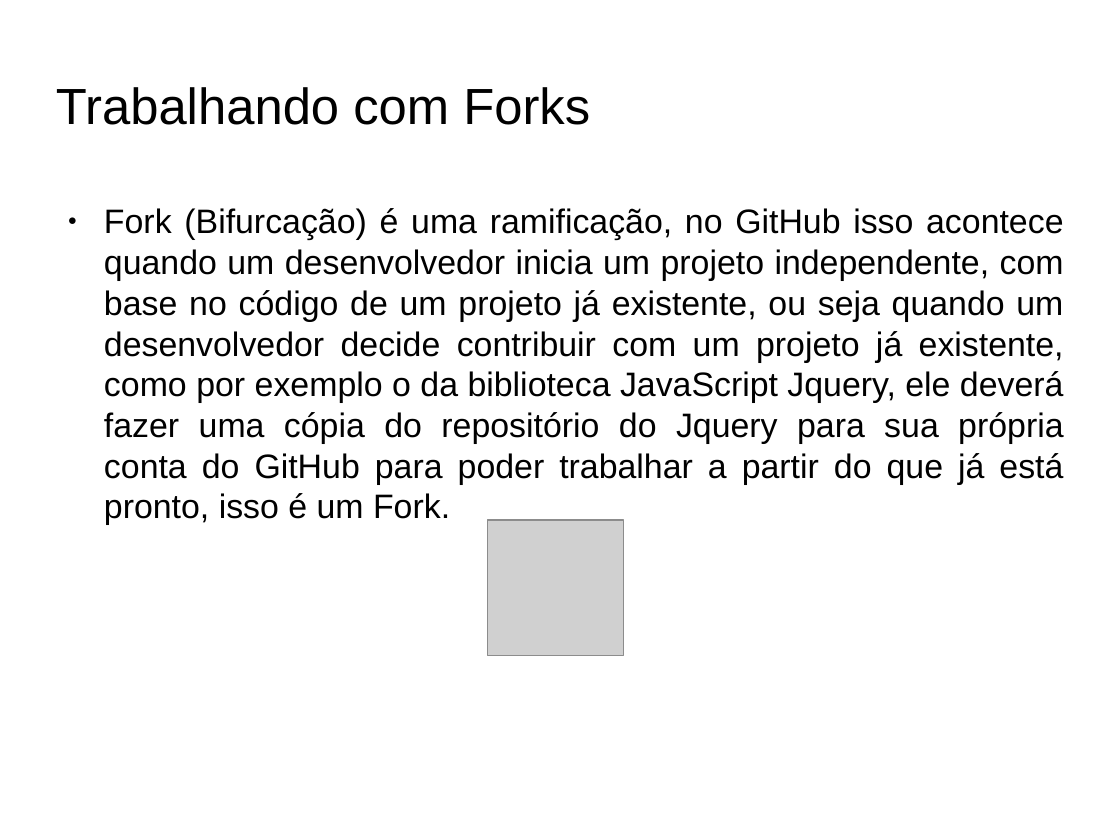
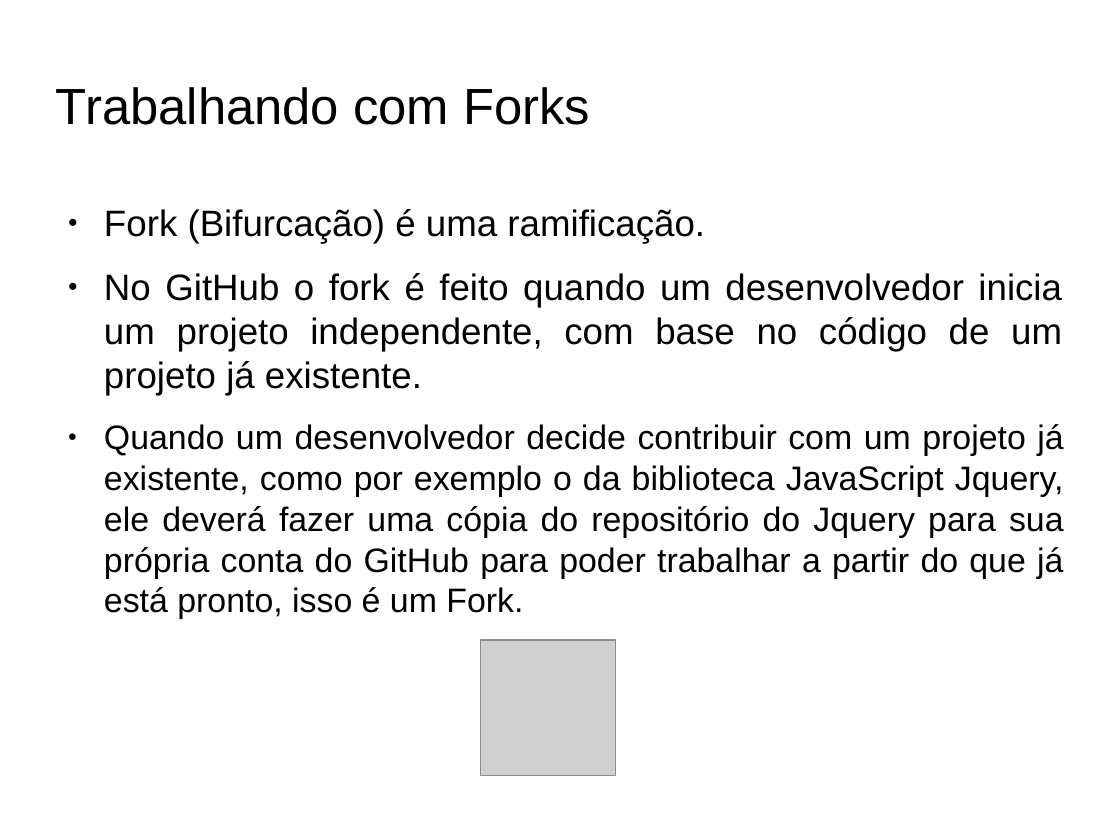
Before and after one commit to fabioads/apresentacao-git, a slide deck: slide 12 of Aprensentacao-GitHub.odp. Drawn at 1120x840 pixels with LibreOffice and Linux fonts; fonts in the diff are those of the drawing; grey boxes stand for pictures; background and template pictures are left out. Boxes give left, top, right and bottom in pixels: in the first picture for what was removed or moved away, otherwise in the second. Text is boxed around its words. In the diff, an @@ line names an element or a change of style, - is before the commit and + after.

```diff
--- a/Aprensentacao-GitHub.odp
+++ b/Aprensentacao-GitHub.odp
@@ text added at [104, 209, 705, 243], 26 pt, text #000000 @@
+● Fork (Bifurcação) é uma ramificação.
@@ text added at [104, 273, 1062, 396], 26 pt, text #000000 @@
+● No GitHub o fork é feito quando um desenvolvedor inicia um projeto independente, com base no código de um projeto já existente.
@@ text at [104, 424, 1064, 619]: text changed @@
-● Fork (Bifurcação) é uma ramificação, no GitHub isso acontece quando um desenvolvedor inicia um projeto independente, com base no código de um projeto já existente, ou seja quando um desenvolvedor decide contribuir com um projeto já existente, como por exemplo o da biblioteca JavaScript Jquery, ele deverá fazer uma cópia do repositório do Jquery para sua própria conta do GitHub para poder trabalhar a partir do que já está pronto, isso é um Fork.
+● Quando um desenvolvedor decide contribuir com um projeto já existente, como por exemplo o da biblioteca JavaScript Jquery, ele deverá fazer uma cópia do repositório do Jquery para sua própria conta do GitHub para poder trabalhar a partir do que já está pronto, isso é um Fork.
@@ picture: place and size @@
-picture at [488, 520, 623, 656]
+picture at [481, 640, 616, 775]
```
Also in this commit, not shown: 7 other slides changed.
